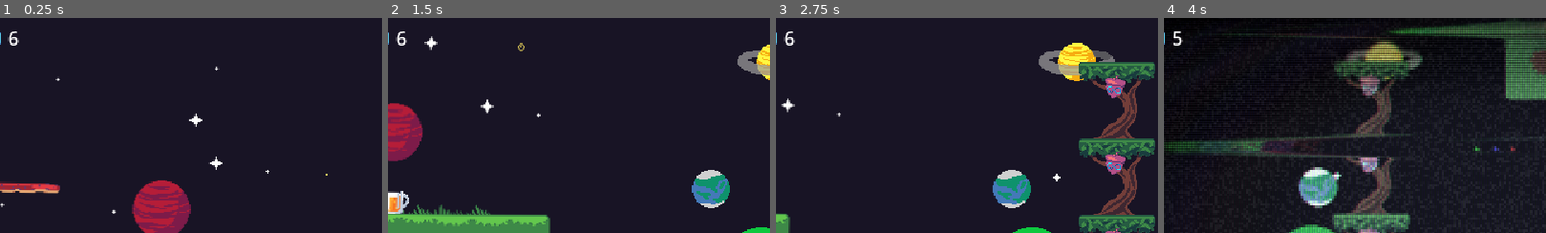
Above: before the commit, frames 1-4 (left to right).
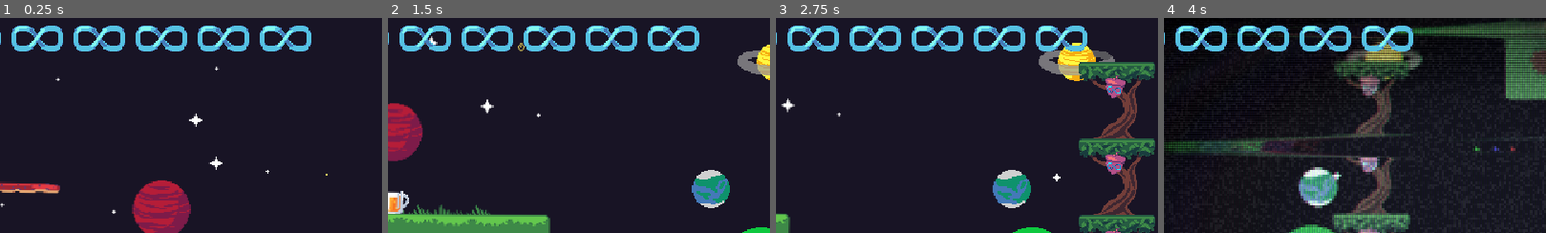
Above: after the commit, the same moments.

Repository: Codex112008/GMTK-2025-Game-Jam
Game: Godot game, scene res://Scenes/Game.tscn
Two runs of this game, one before a commit and one after it. Both use one fixed random seed, a clock stepped at 60 frames per second and the inputs below. Sound files missing from this copy of the repository are replaced by a short silence.
Inputs:
- Up to frame 1 (0.25 s): no input
- Up to frame 2 (1.5 s): hold D (right) from 0.53 s (still down); tap Space (jump) at 0.6, 0.77, 1.07 s; tap Shift (dash) at 1.35 s
- Up to frame 3 (2.75 s): tap Space (jump) at 1.52, 1.55, 1.82, 2.1 s; release D (right) at 2.03 s; hold A (left) from 2.03 s (still down)
- Up to frame 4 (4 s): release A (left) at 2.78 s; hold D (right) from 2.78 s (still down); tap Shift (dash) at 2.85 s; tap Space (jump) at 3.02, 3.05, 3.32, 3.6, 3.77 s
The pictures show only the part of the screen within x 7-57%, y 1-51%; the shares and areas given below are measured in that part.

The runs differ from the first frame. In frame 1, 4.4% of the frame differs, in the area x 2-82%, y 3-16%; in frame 2, 4.4%; in frame 3, 4.4%; in frame 4, 3.5%.

Commit message:
Beer now full heals and health number changed to icon

Diff:
--- a/Scenes/Game.tscn
+++ b/Scenes/Game.tscn
@@ -133,15 +133,6 @@
 layout_mode = 2
 texture = ExtResource("4_vvhu1")
 
-[node name="RichTextLabel" type="RichTextLabel" parent="UI/UI/HealthUI"]
-layout_mode = 2
-theme_override_colors/default_color = Color(1, 1, 1, 1)
-text = ": 5"
-fit_content = true
-autowrap_mode = 0
-horizontal_alignment = 1
-vertical_alignment = 1
-
 [node name="camera2d" type="Camera2D" parent="." node_paths=PackedStringArray("target", "level")]
 position = Vector2(-24, -135)
 process_callback = 0
@@ -150,14 +141,14 @@
 level = NodePath("../Environment/base_tile_map")
 shakeFade = 15.0
 
-[node name="Player" parent="." node_paths=PackedStringArray("curve_effect_rect", "camera", "instantiated_nodes", "health_ui_text", "crt_canvas_layer", "audio_manager") instance=ExtResource("3_j5yw3")]
+[node name="Player" parent="." node_paths=PackedStringArray("curve_effect_rect", "camera", "instantiated_nodes", "health_ui_container", "crt_canvas_layer", "audio_manager") instance=ExtResource("3_j5yw3")]
 z_index = 1
 position = Vector2(-24, -119)
 safe_margin = 0.1
 curve_effect_rect = NodePath("../Shaders/curve_layer/curve_effect")
 camera = NodePath("../camera2d")
 instantiated_nodes = NodePath("../InstantiatedNodes")
-health_ui_text = NodePath("../UI/UI/HealthUI/RichTextLabel")
+health_ui_container = NodePath("../UI/UI/HealthUI")
 crt_canvas_layer = NodePath("../Shaders/crt_layer")
 audio_manager = NodePath("AudioManager")
 
--- a/Scripts/Beer.gd
+++ b/Scripts/Beer.gd
@@ -15,8 +15,13 @@
 		player.camera.offset += Vector2.UP * camera_offset_amount
 		player.max_health -= 1
 		if player.current_health > player.max_health:
-			player.current_health = player.max_health
-			player.health_ui_text.text = str(player.current_health)
+			player.health_ui_container.get_child(-1).queue_free()
+		else:
+			for i in range(player.current_health, player.max_health):
+				var health_icon : TextureRect = player.health_ui_container.get_child(0).duplicate()
+				player.health_ui_container.add_child(health_icon)
+		player.current_health = player.max_health
+
 		player.drink()
 		player.start_rewind()
 		queue_free()
--- a/Scripts/PlayerController.gd
+++ b/Scripts/PlayerController.gd
@@ -64,7 +64,7 @@
 @export var curve_effect_rect : CanvasItem
 @export var camera : CameraFollow
 @export var instantiated_nodes : Node2D
-@export var health_ui_text : RichTextLabel
+@export var health_ui_container : HBoxContainer
 @export var crt_canvas_layer : CanvasLayer
 @export var audio_manager : AudioManager
 
@@ -77,7 +77,9 @@
 
 	max_health = starting_max_health
 	current_health = max_health
-	health_ui_text.text = str(current_health)
+	for i in range(1, starting_max_health):
+		var health_icon : TextureRect = health_ui_container.get_child(0).duplicate()
+		health_ui_container.add_child(health_icon)
 
 func _process(delta : float) -> void:
 	var shader_material : ShaderMaterial = curve_effect_rect.material as ShaderMaterial
@@ -300,24 +302,27 @@
 	set_process_unhandled_input(true)
 
 func take_damage(spike_pos : Vector2):
-	# juice
-	hurt_sound.play_sound()
-	camera.apply_shake(3)
-	hit_particles.restart()
-	hit_particles.emitting = true
-
-	i_frame_timer.start()
-	current_health -= 1
-	health_ui_text.text = ": " + str(current_health)
-	if current_health <= 0:
-		start_rewind()
-		current_health = max_health
-		health_ui_text.text = ": " + str(current_health)
-	else:
-		var dir_to_spike : Vector2 = -global_position.direction_to(spike_pos)
-		var dir : Vector2i = Vector2i(roundi(dir_to_spike.x), roundi(dir_to_spike.y))
-		#print(":player pos: " + str(global_position) + " Spike pos: " + str(spike_pos))
-		velocity = dir * jump_strength
+	if i_frame_timer.time_left == 0:
+		# juice
+		hurt_sound.play_sound()
+		camera.apply_shake(3)
+		hit_particles.restart()
+		hit_particles.emitting = true
+
+		i_frame_timer.start()
+		current_health -= 1
+		if current_health <= 0:
+			for i in range(current_health + 1, max_health):
+				var health_icon : TextureRect = health_ui_container.get_child(0).duplicate()
+				health_ui_container.add_child(health_icon)
+			current_health = max_health
+			start_rewind()
+		else:
+			health_ui_container.get_child(-1).queue_free()
+			var dir_to_spike : Vector2 = -global_position.direction_to(spike_pos)
+			var dir : Vector2i = Vector2i(roundi(dir_to_spike.x), roundi(dir_to_spike.y))
+			#print(":player pos: " + str(global_position) + " Spike pos: " + str(spike_pos))
+			velocity = dir * jump_strength
 
 func drink():
 	drink_timer.start()
Not shown: 1 places in default_bus_layout.tres that only renumber resources
